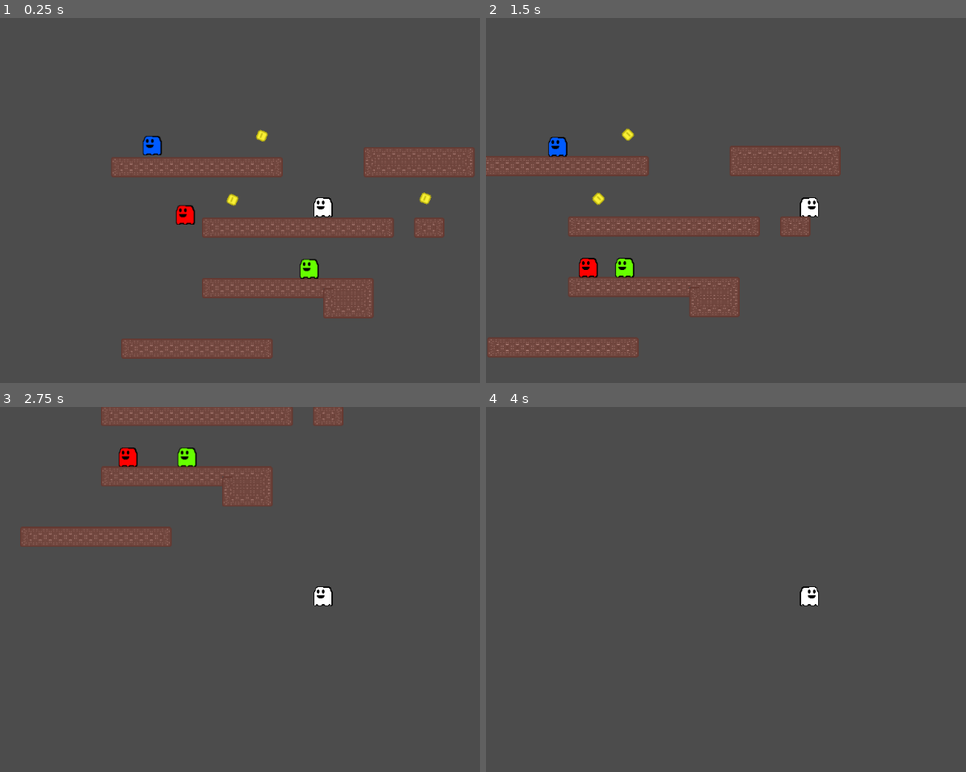
Above: before the commit, frames 1-4 (two rows, left to right).
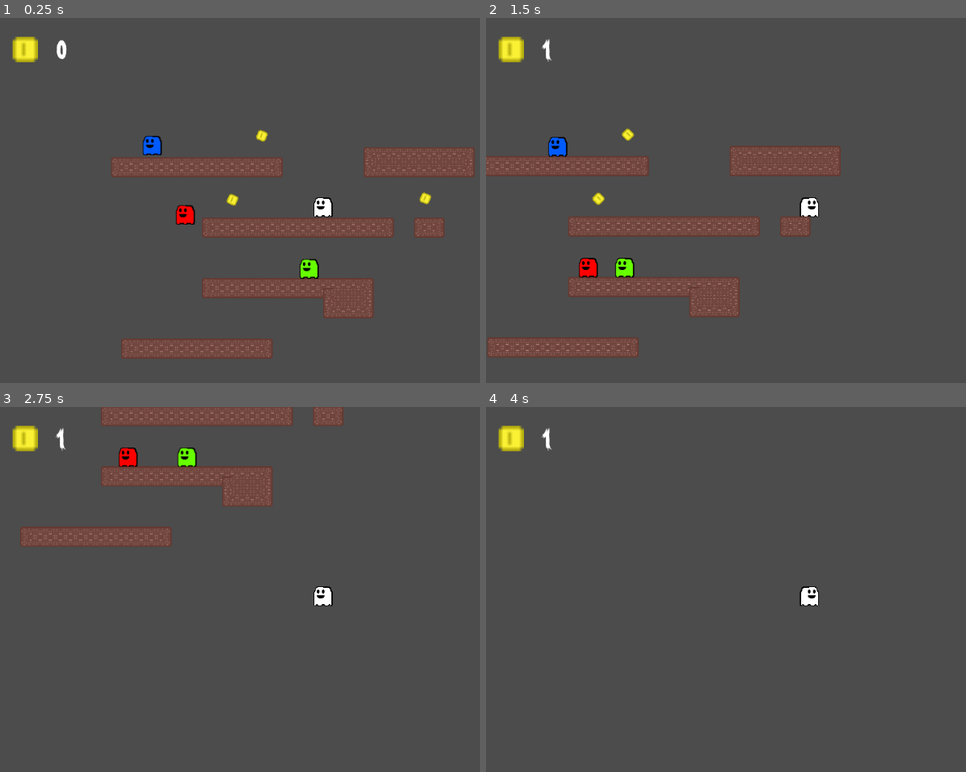
Above: after the commit, the same moments.

Repository: jcadavez/Joshua-uses-Godot-to-make-Ghost-Chase-game
Game: Godot game, scene res://MainScene.tscn
The game is run twice, just before and just after one commit, with the same random seed, the same clock (stepped at 60 frames per second) and the same inputs.
Inputs:
- Up to frame 1 (0.25 s): no input
- Up to frame 2 (1.5 s): hold Right (move_right) from 0.53 s (still down); tap Up (jump) at 0.77 s
- Up to frame 3 (2.75 s): tap Up (jump) at 1.52 s; release Right (move_right) at 2.03 s; hold Left (move_left) from 2.03 s (still down)
- Up to frame 4 (4 s): release Left (move_left) at 2.78 s; hold Right (move_right) from 2.78 s (still down); tap Up (jump) at 3.02, 3.77 s; tap Enter at 3.5 s

The runs differ from the first frame. In frame 1, 0.4% of the frame differs, in the area x 2-14%, y 5-13%; in frame 2, 0.4%; in frame 3, 0.4%; in frame 4, 0.4%.

Commit message:
Ch 9 - Create Score UI

Diff:
--- /dev/null
+++ b/Assets/GhostFont.tres
@@ -0,0 +1,7 @@
+[gd_resource type="DynamicFont" load_steps=2 format=2]
+
+[ext_resource path="res://Assets/Mostly Ghostly.ttf" type="DynamicFontData" id=1]
+
+[resource]
+size = 40
+font_data = ExtResource( 1 )
--- a/MainScene.tscn
+++ b/MainScene.tscn
@@ -7,6 +7,7 @@
 [ext_resource path="res://EnemyBlue.tscn" type="PackedScene" id=5]
 [ext_resource path="res://EnemyGreen.tscn" type="PackedScene" id=6]
 [ext_resource path="res://Coin.tscn" type="PackedScene" id=7]
+[ext_resource path="res://UI.tscn" type="PackedScene" id=8]
 
 [sub_resource type="ConvexPolygonShape2D" id=1]
 points = PoolVector2Array( 0, 0, 16, 0, 16, 16, 0, 16 )
@@ -126,6 +127,10 @@
 
 [node name="MainScene" type="Node2D"]
 
+[node name="CanvasLayer" type="CanvasLayer" parent="."]
+
+[node name="UI" parent="CanvasLayer" instance=ExtResource( 8 )]
+
 [node name="Player" parent="." instance=ExtResource( 1 )]
 position = Vector2( 0.29705, 3.61817 )
 
--- a/Player.gd
+++ b/Player.gd
@@ -13,6 +13,7 @@
 
 # components
 onready var sprite = $AnimatedSprite
+onready var ui = get_node("/root/MainScene/CanvasLayer/UI");
 
 # Called when the node enters the scene tree for the first time.
 func _ready():
@@ -56,3 +57,4 @@
 # called when we run into a coin
 func collect_coin (value):
 	score += value
+	ui.set_score_text(score)
--- /dev/null
+++ b/UI.gd
@@ -0,0 +1,12 @@
+extends Control
+
+# gets the score text node when the game starts
+onready var scoreText = get_node("ScoreText")
+
+# initializes score to 0
+func _ready():
+	scoreText.text = "0"
+
+# sets the score
+func set_score_text(score):
+	scoreText.text = str(score)
--- /dev/null
+++ b/UI.tscn
@@ -0,0 +1,33 @@
+[gd_scene load_steps=4 format=2]
+
+[ext_resource path="res://Assets/sprite-coin.png" type="Texture" id=1]
+[ext_resource path="res://Assets/GhostFont.tres" type="DynamicFont" id=2]
+[ext_resource path="res://UI.gd" type="Script" id=3]
+
+[node name="UI" type="Control"]
+margin_right = 40.0
+margin_bottom = 40.0
+script = ExtResource( 3 )
+__meta__ = {
+"_edit_use_anchors_": false
+}
+
+[node name="TextureRect" type="TextureRect" parent="."]
+margin_left = 20.0
+margin_top = 30.0
+margin_right = 60.0
+margin_bottom = 70.0
+texture = ExtResource( 1 )
+expand = true
+
+[node name="ScoreText" type="Label" parent="."]
+margin_left = 90.0
+margin_top = 20.0
+margin_right = 190.0
+margin_bottom = 84.0
+custom_fonts/font = ExtResource( 2 )
+text = "50"
+valign = 1
+__meta__ = {
+"_edit_use_anchors_": false
+}
Binary file added: Ch 09 - Score UI/pic_create-label.png
Binary file added: Ch 09 - Score UI/pic_creating-font.png
Binary file added: Ch 09 - Score UI/pic_creating-ui.png
Binary file added: Ch 09 - Score UI/pic_setting-font-text.png
Binary file added: Ch 09 - Score UI/pic_testing-score-ui.png
Binary file added: Ch 09 - Score UI/pic_testing-ui.png
Binary file added: Ch 09 - Score UI/pic_ui-coin-icon.png
Binary file added: Ch 09 - Score UI/pic_ui-coin-size-settings.png
Not shown: 1 places in MainScene.tscn that only renumber resources
Not shown, changed: README.md
